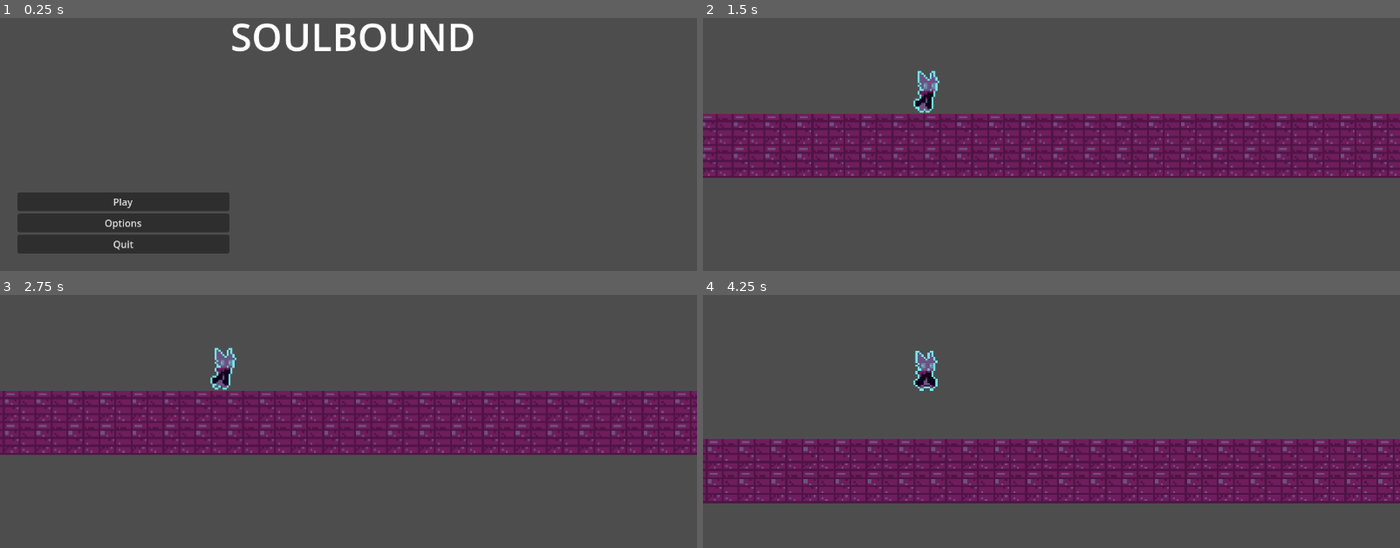
Above: before the commit, frames 1-4 (two rows, left to right).
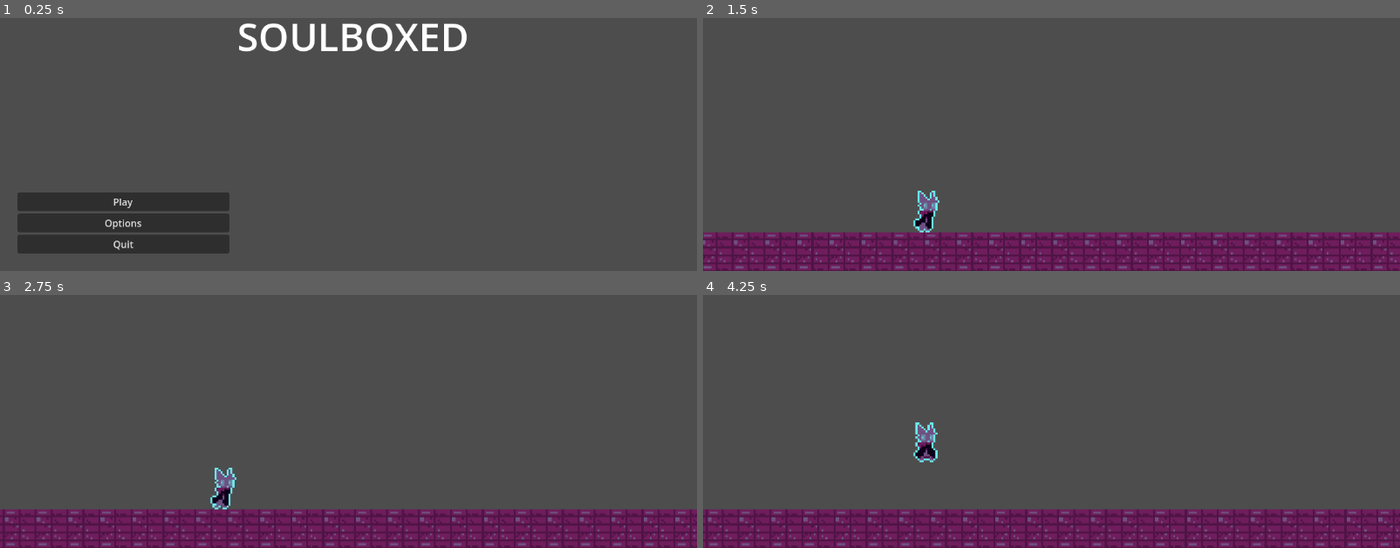
Above: after the commit, the same moments.

Repository: felipepreuss/platformer-testes-etc
Game: Godot game, scene res://menu.tscn
Two runs of this game, one before a commit and one after it. Both use one fixed random seed, a clock stepped at 60 frames per second and the inputs below.
Inputs:
- Up to frame 1 (0.25 s): no input
- Up to frame 2 (1.5 s): click "Play" at 0.5 s; hold D (Direita) from 1.28 s (still down)
- Up to frame 3 (2.75 s): keep holding D (Direita); tap Space (Pular) at 1.52, 2.27 s
- Up to frame 4 (4.25 s): release D (Direita) at 2.78 s; hold A (Esquerda) 2.78-3.53 s; hold D (Direita) from 3.53 s (still down); tap Space (Pular) at 3.77 s

The runs differ from the first frame. In frame 1, 2.5% of the frame differs, in the area x 33-68%, y 2-14%; in frame 2, 41%; in frame 3, 41%; in frame 4, 41%, in the area x 0-100%, y 22-100%.

Commit message:
Add files via upload

Diff:
--- a/plataformawowow/menu.tscn
+++ b/plataformawowow/menu.tscn
@@ -22,7 +22,7 @@
 [node name="RichTextLabel" type="RichTextLabel" parent="CenterContainer"]
 layout_mode = 2
 bbcode_enabled = true
-text = "[font_size=64]SOULBOUND[/font_size]
+text = "[font_size=64]SOULBOXED[/font_size]
 "
 fit_content = true
 autowrap_mode = 0
--- a/plataformawowow/node_2d.tscn
+++ b/plataformawowow/node_2d.tscn
@@ -68,7 +68,7 @@
 }]
 
 [sub_resource type="RectangleShape2D" id="RectangleShape2D_wq2cv"]
-size = Vector2(1927, 66)
+size = Vector2(1927, 64)
 
 [sub_resource type="TileSetAtlasSource" id="TileSetAtlasSource_co6ur"]
 texture = ExtResource("3_k7hf8")
@@ -100,6 +100,8 @@
 anchor_mode = 0
 ignore_rotation = false
 zoom = Vector2(1.1, 1.1)
+limit_left = 1
+limit_bottom = 610
 
 [node name="Buffer" type="Timer" parent="CharacterBody2D"]
 wait_time = 0.1
@@ -113,7 +115,7 @@
 position = Vector2(21, 4)
 
 [node name="CollisionShape2D" type="CollisionShape2D" parent="StaticBody2D"]
-position = Vector2(944.5, 579)
+position = Vector2(944.5, 580)
 shape = SubResource("RectangleShape2D_wq2cv")
 
 [node name="TileMap" type="TileMap" parent="StaticBody2D"]
